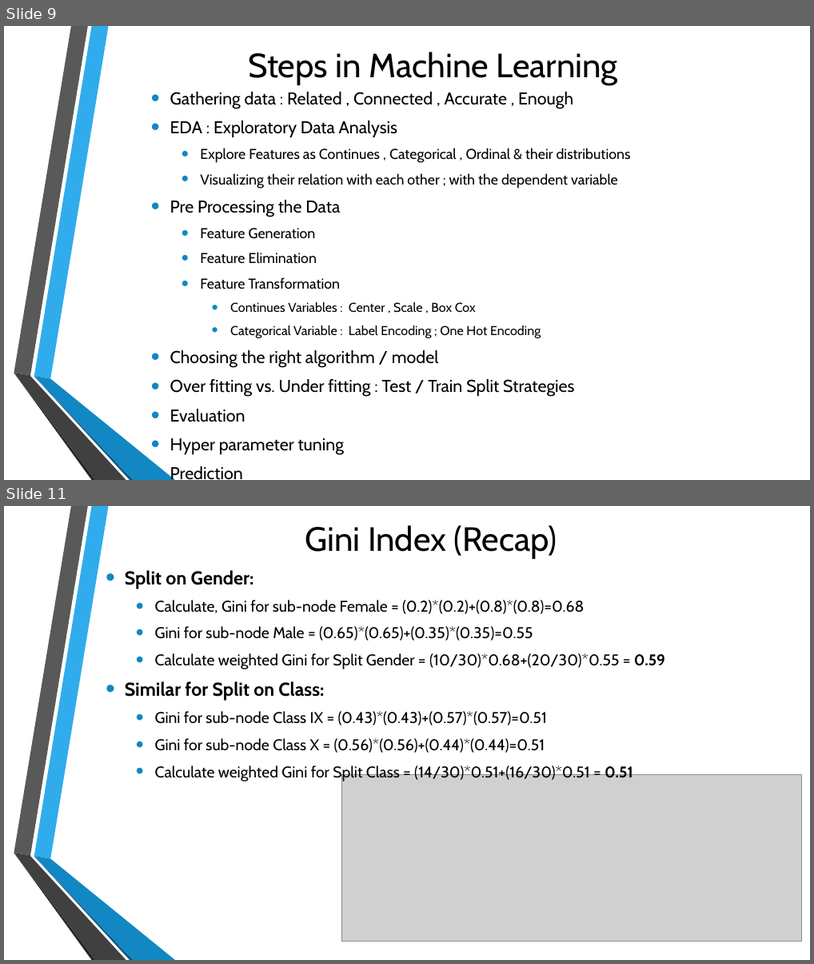
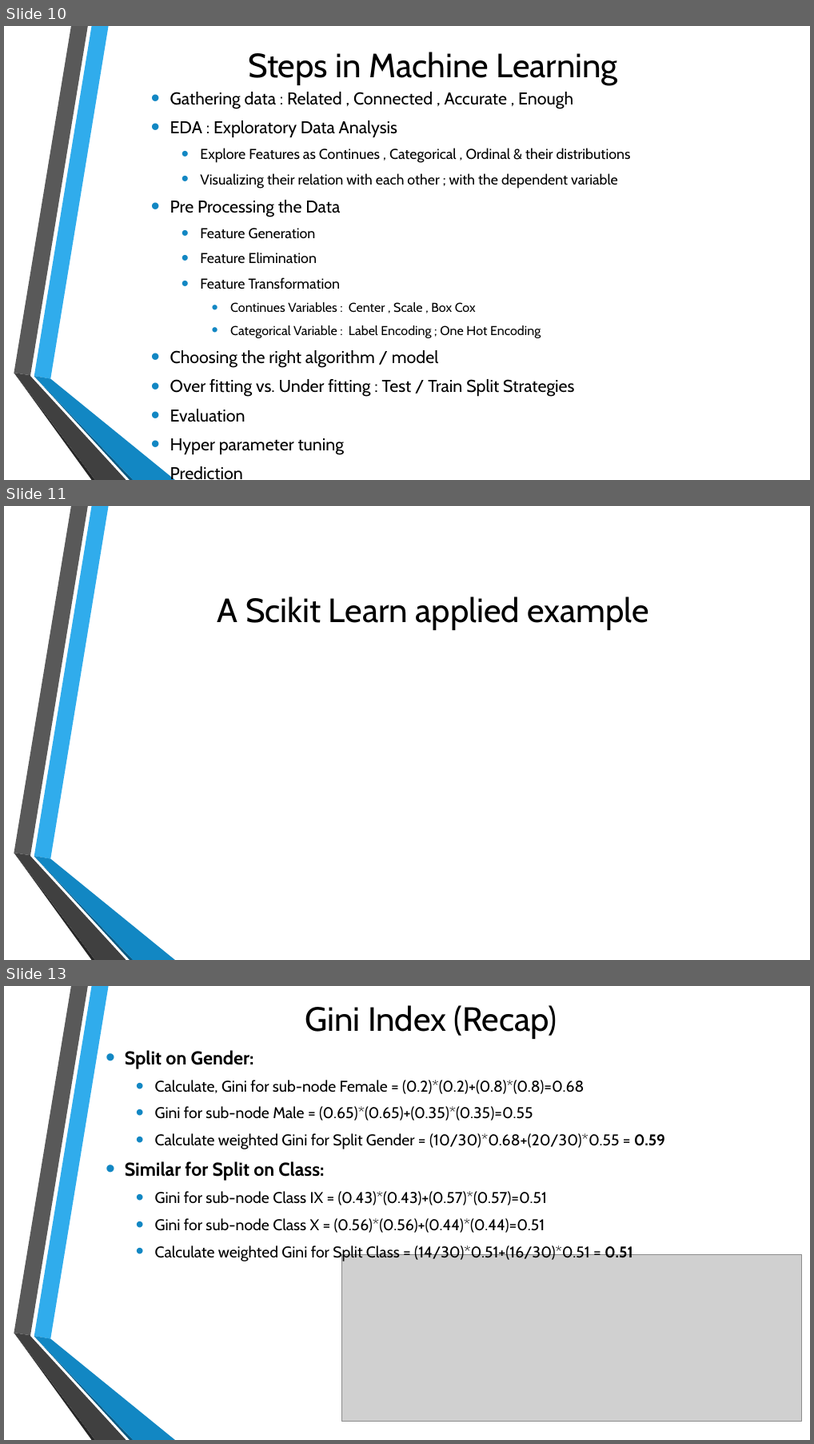
Before and after one commit to GirishGore/Machine-Learning-Using-Python, a slide deck: Demo/ML Introduction using Python.pptx. Shown one above the other, each under a label of ours: slides 9 and 11 before the commit, slides 10, 11 and 13 after it; the slides between them are not shown. The pictures are 814x964 and 814x1444 pixels, drawn with LibreOffice and Linux fonts; fonts in the diff are those of the drawing; grey boxes stand for pictures; background and template pictures are left out. Boxes give left, top, right and bottom in pixels: in the first picture for what was removed or moved away, otherwise in the second. Text is boxed around its words. In the diff, an @@ line names an element or a change of style, - is before the commit and + after.

Commit message:
Updating the Demo introduction lecture for Machine Learning Using Python

```diff
--- a/Demo/ML Introduction using Python.pptx
+++ b/Demo/ML Introduction using Python.pptx
@@ slide 11 added at (4,506,810,960), background picture (left out); not listed: 6 template elements that a slide beside it also shows @@
@@ title added at (218,596,649,630), 40 pt, text #000000 @@
+A Scikit Learn applied example
@@ what was slide 9 is now slide 10 @@
@@ what was slide 11 is now slide 13 @@
```
Also in this commit, not shown: 1 slide changed, 2 other slides added, 1 slide removed, 1 other file.
